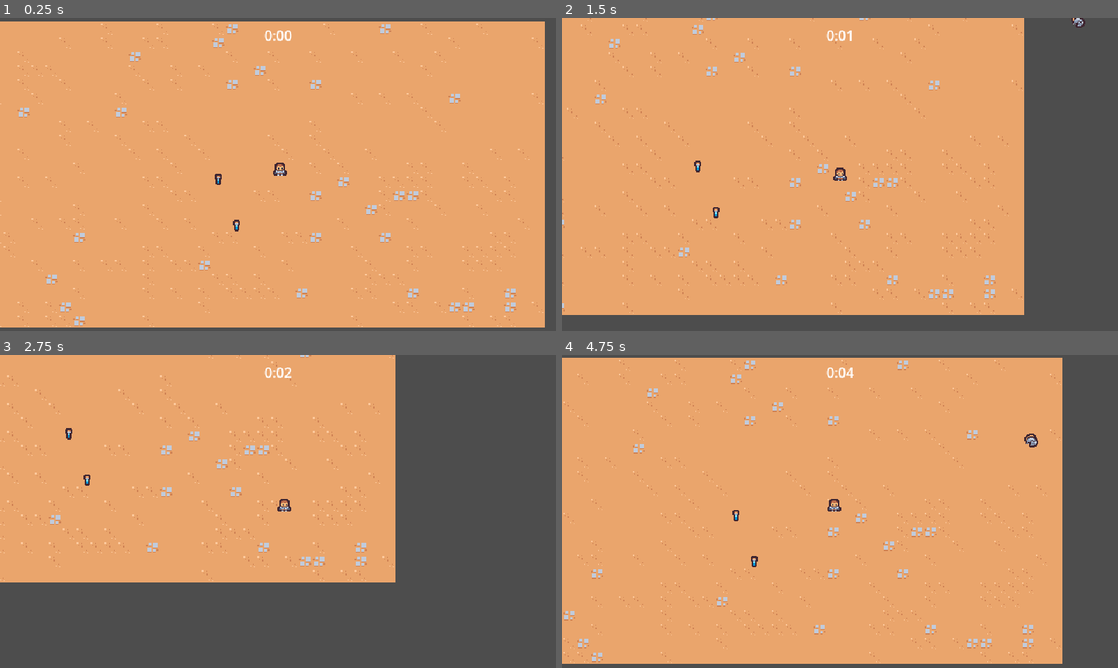
Above: before the commit, frames 1-4 (two rows, left to right).
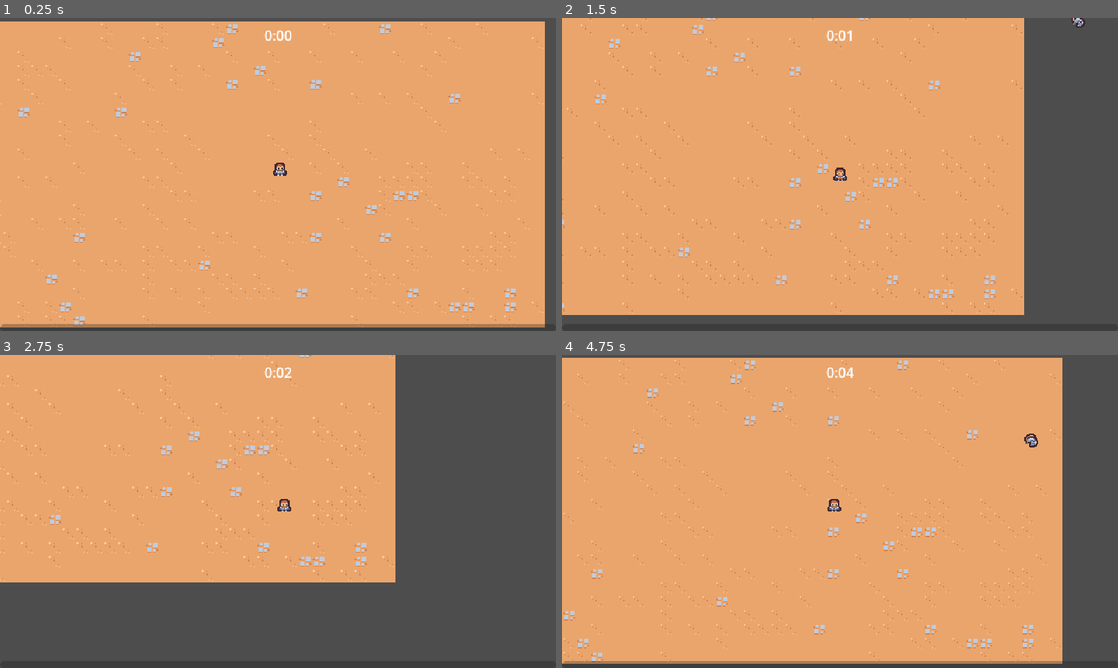
Above: after the commit, the same moments.

Repository: kaanic/godot-survivor
Game: Godot game, scene res://scenes/main/main.tscn
Two runs of this game, one before a commit and one after it. Both use one fixed random seed, a clock stepped at 60 frames per second and the inputs below.
Inputs:
- Up to frame 1 (0.25 s): no input
- Up to frame 2 (1.5 s): hold D (move_right) 0.53-1.28 s; hold S (move_down) from 1.28 s (still down)
- Up to frame 3 (2.75 s): release S (move_down) at 2.03 s; hold D (move_right) from 2.03 s (still down)
- Up to frame 4 (4.75 s): release D (move_right) at 2.78 s; hold W (move_up) 2.78-3.53 s; hold A (move_left) from 3.53 s (still down)

The runs differ from the first frame. In frame 1, 1.2% of the frame differs, in the area x 0-98%, y 49-99%; in frame 2, less than 0.1%; in frame 3, less than 0.1%; in frame 4, 0.9%.

Commit message:
xp, damage and health connected

Diff:
--- /dev/null
+++ b/scenes/ability/sword_ability/sword_ability.gd
@@ -0,0 +1,4 @@
+extends Node2D
+class_name SwordAbility
+
+@onready var hitbox_component: HitboxComponent = $HitboxComponent
--- a/scenes/ability/sword_ability/sword_ability.tscn
+++ b/scenes/ability/sword_ability/sword_ability.tscn
@@ -1,6 +1,8 @@
-[gd_scene load_steps=6 format=3 uid="uid://dnfuy2vad2nme"]
+[gd_scene load_steps=8 format=3 uid="uid://dnfuy2vad2nme"]
 
+[ext_resource type="Script" path="res://scenes/ability/sword_ability/sword_ability.gd" id="1_d7fue"]
 [ext_resource type="Texture2D" uid="uid://iew2aepn7edd" path="res://scenes/ability/sword_ability/sword.png" id="1_n680g"]
+[ext_resource type="PackedScene" uid="uid://bwe67sv3klmhj" path="res://scenes/component/hitbox_component.tscn" id="2_6g45l"]
 
 [sub_resource type="Animation" id="Animation_k3wa4"]
 length = 0.001
@@ -31,7 +33,7 @@
 tracks/2/type = "value"
 tracks/2/imported = false
 tracks/2/enabled = true
-tracks/2/path = NodePath("Area2D/CollisionShape2D:disabled")
+tracks/2/path = NodePath("HitboxComponent/CollisionShape2D:disabled")
 tracks/2/interp = 1
 tracks/2/loop_wrap = true
 tracks/2/keys = {
@@ -86,7 +88,7 @@
 tracks/3/type = "value"
 tracks/3/imported = false
 tracks/3/enabled = true
-tracks/3/path = NodePath("Area2D/CollisionShape2D:disabled")
+tracks/3/path = NodePath("HitboxComponent/CollisionShape2D:disabled")
 tracks/3/interp = 1
 tracks/3/loop_wrap = true
 tracks/3/keys = {
@@ -102,10 +104,11 @@
 "swing": SubResource("Animation_5qcfx")
 }
 
-[sub_resource type="RectangleShape2D" id="RectangleShape2D_o8b7f"]
+[sub_resource type="RectangleShape2D" id="RectangleShape2D_1lwis"]
 size = Vector2(30, 30)
 
 [node name="SwordAbility" type="Node2D"]
+script = ExtResource("1_d7fue")
 
 [node name="Sprite2D" type="Sprite2D" parent="."]
 texture = ExtResource("1_n680g")
@@ -117,12 +120,9 @@
 }
 autoplay = "swing"
 
-[node name="Area2D" type="Area2D" parent="."]
-position = Vector2(10, 0)
-collision_layer = 4
-collision_mask = 0
+[node name="HitboxComponent" parent="." instance=ExtResource("2_6g45l")]
 
-[node name="CollisionShape2D" type="CollisionShape2D" parent="Area2D"]
+[node name="CollisionShape2D" type="CollisionShape2D" parent="HitboxComponent"]
 position = Vector2(5, 0)
-shape = SubResource("RectangleShape2D_o8b7f")
+shape = SubResource("RectangleShape2D_1lwis")
 disabled = true
--- a/scenes/ability/sword_ability_controller/sword_ability_controller.gd
+++ b/scenes/ability/sword_ability_controller/sword_ability_controller.gd
@@ -3,6 +3,7 @@
 const MAX_RANGE = 150
 
 @export var sword_ability: PackedScene
+var damage: float = 5
 
 func _ready() -> void:
 	$Timer.timeout.connect(on_timer_timeout)
@@ -26,8 +27,10 @@
 		return a_distance < b_distance
 	)
 
-	var sword_instance = sword_ability.instantiate() as Node2D
+	var sword_instance = sword_ability.instantiate() as SwordAbility
 	player.get_parent().add_child(sword_instance)
+	sword_instance.hitbox_component.damage = damage
+
 	sword_instance.global_position = enemies[0].global_position
 	sword_instance.global_position += Vector2.RIGHT.rotated(randf_range(0, TAU)) * 4
 
--- /dev/null
+++ b/scenes/component/health_component.gd
@@ -0,0 +1,19 @@
+extends Node
+class_name HealthComponent
+
+signal died
+
+@export var max_health: float = 10
+var current_health
+
+func _ready() -> void:
+	current_health = max_health
+
+func damage(damage_amount: float):
+	current_health = max(current_health - damage_amount, 0)
+	Callable(check_death).call_deferred()
+
+func check_death():
+	if current_health == 0:
+		died.emit()
+		owner.queue_free()
--- /dev/null
+++ b/scenes/component/health_component.tscn
@@ -0,0 +1,6 @@
+[gd_scene load_steps=2 format=3 uid="uid://bvmkcpcbmykkw"]
+
+[ext_resource type="Script" path="res://scenes/component/health_component.gd" id="1_xq1t4"]
+
+[node name="HealthComponent" type="Node"]
+script = ExtResource("1_xq1t4")
--- /dev/null
+++ b/scenes/component/hitbox_component.gd
@@ -0,0 +1,4 @@
+extends Area2D
+class_name HitboxComponent
+
+var damage = 0
--- /dev/null
+++ b/scenes/component/hitbox_component.tscn
@@ -0,0 +1,9 @@
+[gd_scene load_steps=2 format=3 uid="uid://bwe67sv3klmhj"]
+
+[ext_resource type="Script" path="res://scenes/component/hitbox_component.gd" id="1_mdnfy"]
+
+[node name="HitboxComponent" type="Area2D"]
+position = Vector2(10, 0)
+collision_layer = 4
+collision_mask = 0
+script = ExtResource("1_mdnfy")
--- /dev/null
+++ b/scenes/component/hurtbox_component.gd
@@ -0,0 +1,17 @@
+extends Area2D
+class_name HurtboxComponent
+
+@export var health_component: Node
+
+func _ready() -> void:
+	area_entered.connect(on_area_entered)
+
+func on_area_entered(other_area: Area2D):
+	if not other_area is HitboxComponent:
+		return
+
+	if health_component == null:
+		return
+
+	var hitbox_component = other_area as HitboxComponent
+	health_component.damage(hitbox_component.damage)
--- /dev/null
+++ b/scenes/component/hurtbox_component.tscn
@@ -0,0 +1,8 @@
+[gd_scene load_steps=2 format=3 uid="uid://cuc6wox2sdmac"]
+
+[ext_resource type="Script" path="res://scenes/component/hurtbox_component.gd" id="1_t6by8"]
+
+[node name="HurtboxComponent" type="Area2D"]
+collision_layer = 0
+collision_mask = 4
+script = ExtResource("1_t6by8")
--- /dev/null
+++ b/scenes/component/vial_drop_component.gd
@@ -0,0 +1,23 @@
+extends Node
+
+@export_range(0, 1) var drop_percent: float = 0.5
+@export var health_component: Node
+@export var vial_scene: PackedScene
+
+func _ready() -> void:
+	(health_component as HealthComponent).died.connect(on_died)
+
+func on_died():
+	if randf() > drop_percent:
+		return
+
+	if vial_scene == null:
+		return
+
+	if not owner is Node2D:
+		return
+
+	var spawn_position = (owner as Node2D).global_position
+	var vial_instance = vial_scene.instantiate() as Node2D
+	owner.get_parent().add_child(vial_instance)
+	vial_instance.global_position = spawn_position
--- /dev/null
+++ b/scenes/component/vial_drop_component.tscn
@@ -0,0 +1,8 @@
+[gd_scene load_steps=3 format=3 uid="uid://cscar2ptujvuo"]
+
+[ext_resource type="Script" path="res://scenes/component/vial_drop_component.gd" id="1_rx3g4"]
+[ext_resource type="PackedScene" uid="uid://duyc3j5n4v1cc" path="res://scenes/game_object/experience_vial/experience_vial.tscn" id="2_21pi5"]
+
+[node name="VialDropComponent" type="Node"]
+script = ExtResource("1_rx3g4")
+vial_scene = ExtResource("2_21pi5")
--- a/scenes/game_object/basic_enemy/basic_enemy.gd
+++ b/scenes/game_object/basic_enemy/basic_enemy.gd
@@ -2,12 +2,8 @@
 
 const MAX_SPEED = 40
 
-# Called when the node enters the scene tree for the first time.
-func _ready() -> void:
-	$Area2D.area_entered.connect(on_area_entered)
+@onready var health_component: HealthComponent = $HealthComponent
 
-
-# Called every frame. 'delta' is the elapsed time since the previous frame.
 func _process(delta: float) -> void:
 	var direction: Vector2 = get_direction_to_player()
 	velocity = direction * MAX_SPEED
@@ -18,6 +14,3 @@
 	if player_node != null:
 		return (player_node.global_position - global_position).normalized()
 	return Vector2.ZERO
-
-func on_area_entered(other_area: Area2D):
-	queue_free()
--- a/scenes/game_object/basic_enemy/basic_enemy.tscn
+++ b/scenes/game_object/basic_enemy/basic_enemy.tscn
@@ -1,9 +1,12 @@
-[gd_scene load_steps=5 format=3 uid="uid://bpjai6ixomllk"]
+[gd_scene load_steps=8 format=3 uid="uid://bpjai6ixomllk"]
 
 [ext_resource type="Script" path="res://scenes/game_object/basic_enemy/basic_enemy.gd" id="1_pc7ru"]
 [ext_resource type="Texture2D" uid="uid://bhgb33qsa2rs1" path="res://scenes/game_object/basic_enemy/basic_enemy.png" id="2_sx4gh"]
+[ext_resource type="PackedScene" uid="uid://bvmkcpcbmykkw" path="res://scenes/component/health_component.tscn" id="2_vl3k4"]
+[ext_resource type="PackedScene" uid="uid://cscar2ptujvuo" path="res://scenes/component/vial_drop_component.tscn" id="3_ajfrd"]
+[ext_resource type="PackedScene" uid="uid://cuc6wox2sdmac" path="res://scenes/component/hurtbox_component.tscn" id="4_2veks"]
 
-[sub_resource type="CircleShape2D" id="CircleShape2D_ml6ma"]
+[sub_resource type="CircleShape2D" id="CircleShape2D_xuoee"]
 
 [sub_resource type="CircleShape2D" id="CircleShape2D_ll2pa"]
 radius = 5.0
@@ -14,13 +17,17 @@
 motion_mode = 1
 script = ExtResource("1_pc7ru")
 
-[node name="Area2D" type="Area2D" parent="."]
-collision_layer = 0
-collision_mask = 4
+[node name="HealthComponent" parent="." instance=ExtResource("2_vl3k4")]
 
-[node name="CollisionShape2D" type="CollisionShape2D" parent="Area2D"]
+[node name="VialDropComponent" parent="." node_paths=PackedStringArray("health_component") instance=ExtResource("3_ajfrd")]
+health_component = NodePath("../HealthComponent")
+
+[node name="HurtboxComponent" parent="." node_paths=PackedStringArray("health_component") instance=ExtResource("4_2veks")]
+health_component = NodePath("../HealthComponent")
+
+[node name="CollisionShape2D" type="CollisionShape2D" parent="HurtboxComponent"]
 position = Vector2(0, -4)
-shape = SubResource("CircleShape2D_ml6ma")
+shape = SubResource("CircleShape2D_xuoee")
 
 [node name="Sprite2D" type="Sprite2D" parent="."]
 position = Vector2(0, -4)
--- a/scenes/main/main.tscn
+++ b/scenes/main/main.tscn
@@ -6,13 +6,16 @@
 [ext_resource type="PackedScene" uid="uid://bx87pn68eu0gg" path="res://scenes/ui/arena_time_ui.tscn" id="1_vxbbg"]
 [ext_resource type="TileSet" uid="uid://cur1tbsnvaxqp" path="res://resources/tileset.tres" id="1_ym2ac"]
 [ext_resource type="PackedScene" uid="uid://cq0i2ydsj1hok" path="res://scenes/manager/arena_time_manager.tscn" id="2_cih8e"]
+[ext_resource type="PackedScene" uid="uid://du1nj2vcrwxd8" path="res://scenes/ui/experience_bar.tscn" id="2_k4sfh"]
 [ext_resource type="PackedScene" uid="uid://t26jn2rsm011" path="res://scenes/manager/experience_manager.tscn" id="4_idayq"]
-[ext_resource type="PackedScene" uid="uid://duyc3j5n4v1cc" path="res://scenes/game_object/experience_vial/experience_vial.tscn" id="7_y0jai"]
 
 [node name="Main" type="Node"]
 
 [node name="ArenaTimeUI" parent="." node_paths=PackedStringArray("arena_time_manager") instance=ExtResource("1_vxbbg")]
 arena_time_manager = NodePath("../ArenaTimeManager")
+
+[node name="ExperienceBar" parent="." node_paths=PackedStringArray("experience_manager") instance=ExtResource("2_k4sfh")]
+experience_manager = NodePath("../ExperienceManager")
 
 [node name="ArenaTimeManager" parent="." instance=ExtResource("2_cih8e")]
 
@@ -28,9 +31,3 @@
 
 [node name="Player" parent="." instance=ExtResource("1_iiyco")]
 position = Vector2(335, 177)
-
-[node name="ExperienceVial" parent="." instance=ExtResource("7_y0jai")]
-position = Vector2(264, 181)
-
-[node name="ExperienceVial2" parent="." instance=ExtResource("7_y0jai")]
-position = Vector2(285, 234)
--- a/scenes/manager/experience_manager.gd
+++ b/scenes/manager/experience_manager.gd
@@ -1,13 +1,25 @@
 extends Node
 
+signal experience_updated(current_experience: float, target_experience: float)
+
+const TARGET_EXPERIENCE_GROWTH = 5
+
 var current_experience = 0
+var current_level = 1
+var target_experience = 5
 
 func _ready() -> void:
 	GameEvents.experience_vial_collected.connect(on_experience_vial_collected)
 
 func increment_experience(number: float):
-	current_experience += number
-	print(current_experience)
+	current_experience = min(current_experience + number, target_experience)
+	experience_updated.emit(current_experience, target_experience)
+
+	if current_experience == target_experience:
+		current_level += 1
+		target_experience += TARGET_EXPERIENCE_GROWTH
+		current_experience = 0
+		experience_updated.emit(current_experience, target_experience)
 
 func on_experience_vial_collected(number: float):
 	increment_experience(number)
--- /dev/null
+++ b/scenes/ui/experience_bar.gd
@@ -0,0 +1,12 @@
+extends CanvasLayer
+
+@export var experience_manager: Node
+@onready var progress_bar = $MarginContainer/ProgressBar
+
+func _ready() -> void:
+	progress_bar.value = 0
+	experience_manager.experience_updated.connect(on_experience_updated)
+
+func on_experience_updated(current_experience: float, target_experience: float):
+	var percent = current_experience / target_experience
+	progress_bar.value = percent
--- /dev/null
+++ b/scenes/ui/experience_bar.tscn
@@ -0,0 +1,23 @@
+[gd_scene load_steps=2 format=3 uid="uid://du1nj2vcrwxd8"]
+
+[ext_resource type="Script" path="res://scenes/ui/experience_bar.gd" id="1_nqc4g"]
+
+[node name="ExperienceBar" type="CanvasLayer"]
+script = ExtResource("1_nqc4g")
+
+[node name="MarginContainer" type="MarginContainer" parent="."]
+anchors_preset = 15
+anchor_right = 1.0
+anchor_bottom = 1.0
+grow_horizontal = 2
+grow_vertical = 2
+mouse_filter = 2
+
+[node name="ProgressBar" type="ProgressBar" parent="MarginContainer"]
+custom_minimum_size = Vector2(0, 8)
+layout_mode = 2
+size_flags_vertical = 8
+mouse_filter = 2
+max_value = 1.0
+value = 0.5
+show_percentage = false
